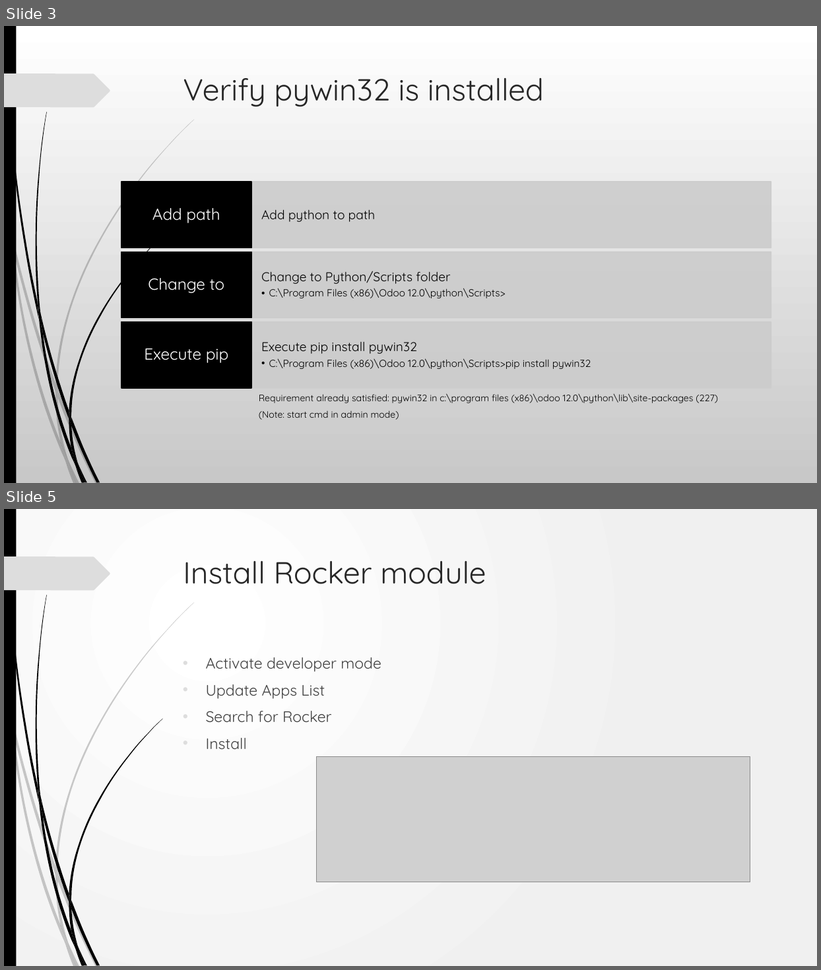
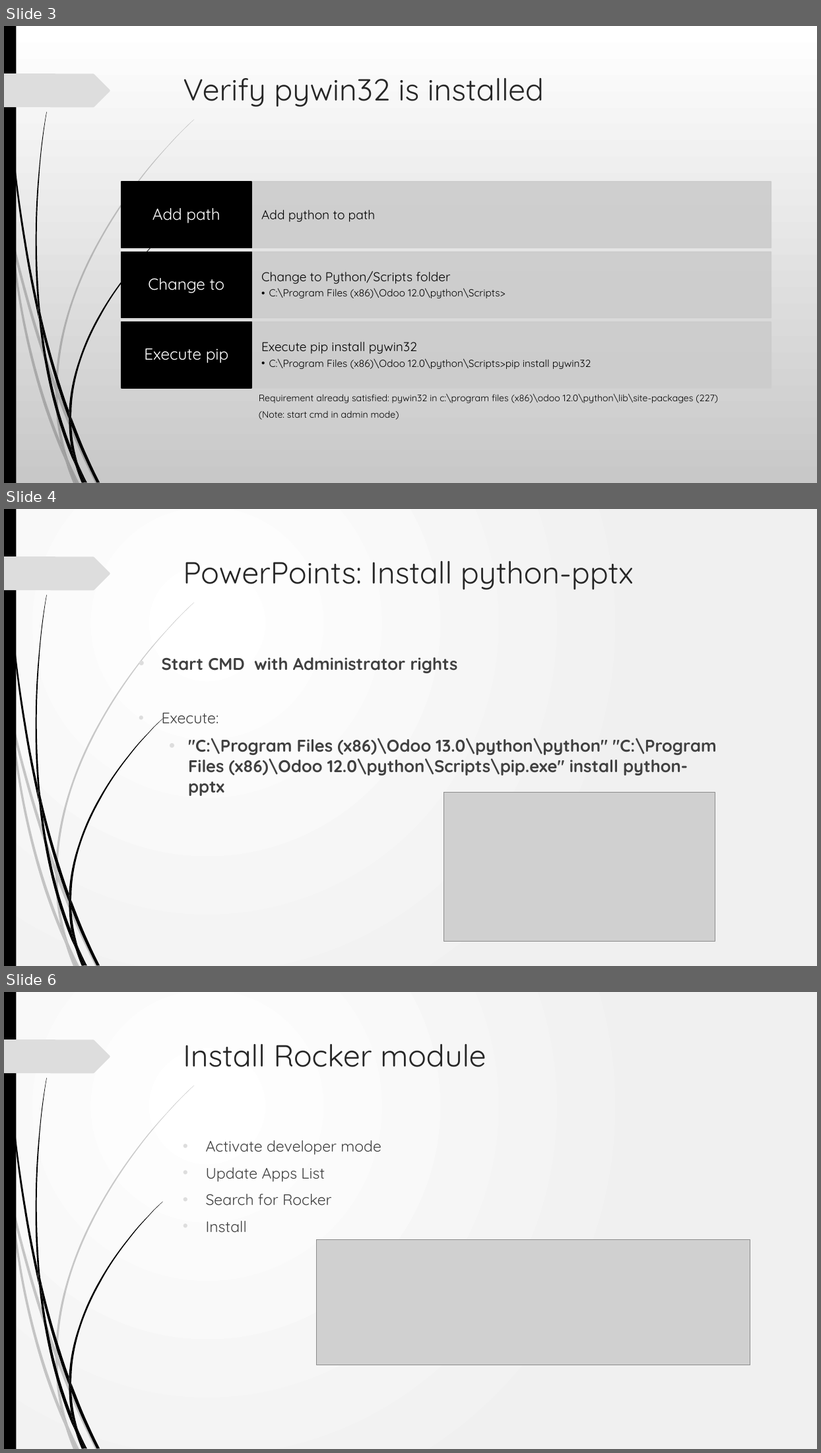
Before and after one commit to akarki58/rocker_app, a slide deck: rocker_app/static/description/Rocker_install.pptx. Shown one above the other, each under a label of ours: slides 3 and 5 before the commit, slides 3, 4 and 6 after it; the slides between them are not shown. The pictures are 821x970 and 821x1453 pixels, drawn with LibreOffice and Linux fonts; fonts in the diff are those of the drawing; grey boxes stand for pictures; background and template pictures are left out. Boxes give left, top, right and bottom in pixels: in the first picture for what was removed or moved away, otherwise in the second. Text is boxed around its words. In the diff, an @@ line names an element or a change of style, - is before the commit and + after.

```diff
--- a/rocker_app/static/description/Rocker_install.pptx
+++ b/rocker_app/static/description/Rocker_install.pptx
@@ slide 4 added at (4,509,817,966), background gradient #FFFFFF to #F1F1F1; not listed: 24 template elements that a slide beside it also shows @@
@@ title added at (183,561,634,590), 36 pt, text #262626 @@
+PowerPoints: Install python-pptx
@@ text added at (162,657,716,796), 20 pt, text #404040, bold @@
+• Start CMD with Administrator rights
+• Execute:
+  • "C:\Program Files (x86)\Odoo 13.0\python\python" "C:\Program Files (x86)\Odoo 12.0\python\Scripts\pip.exe" install python-pptx
@@ picture added at (444,793,715,942) @@
@@ what was slide 5 is now slide 6 @@
```
Also in this commit, not shown: 3 slides changed, 31 other files.
